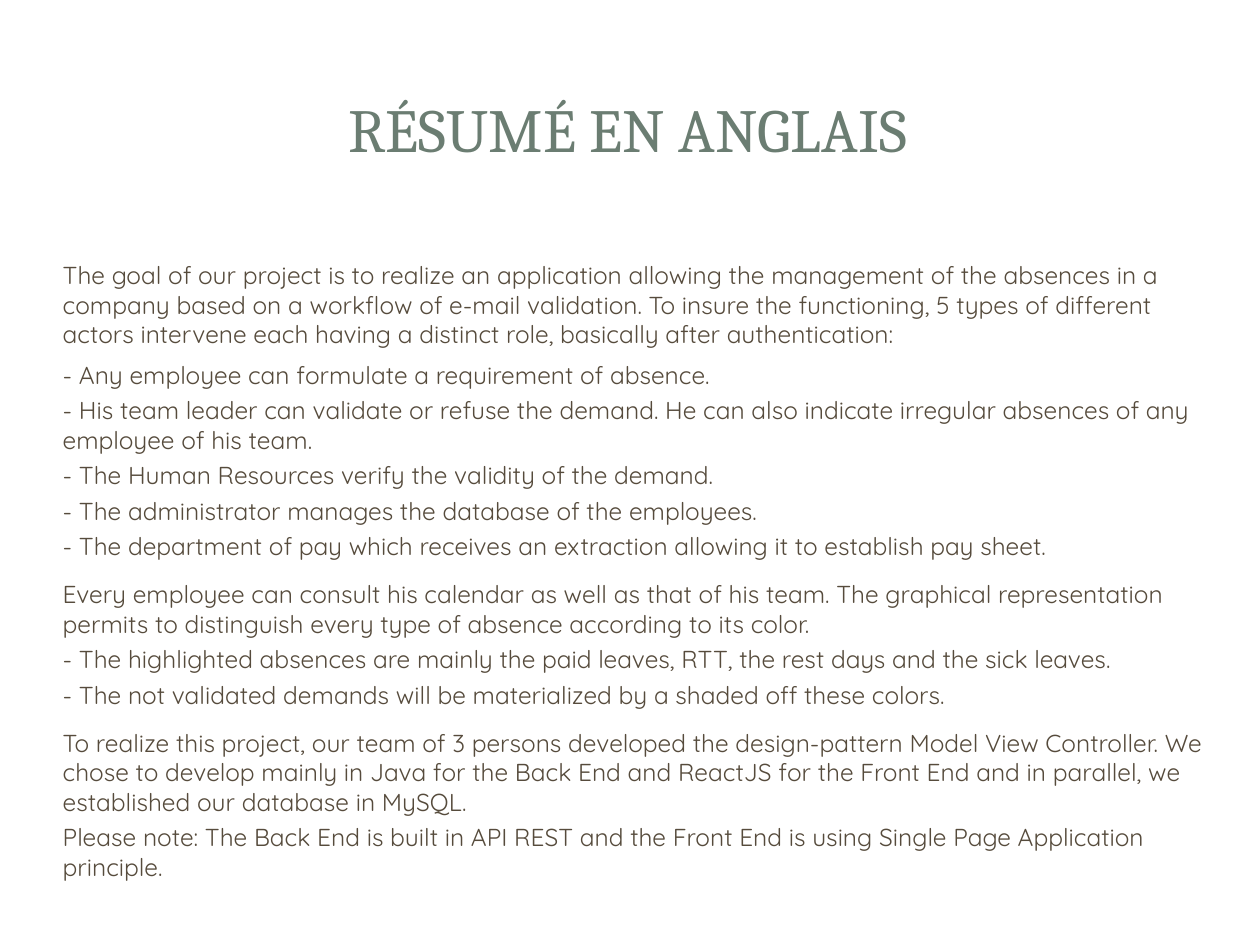
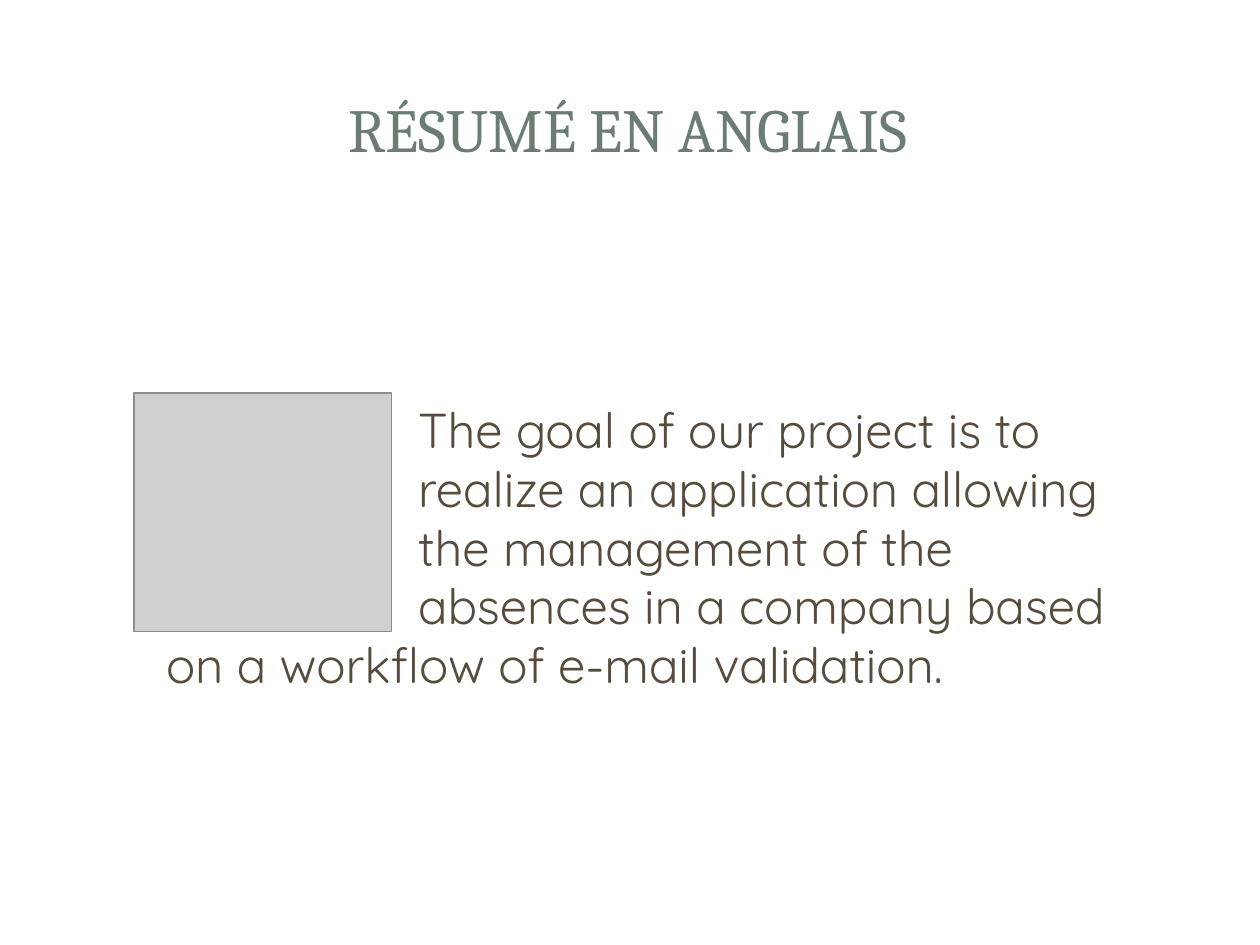
Before and after one commit to gestionsAbsences/gestionAbsences, a slide deck: slide 3 of Projet/Dossier/Fred/COURIOL_Fred_Présentation.ppt (slide 4 before the commit). Drawn at 1260x945 pixels with LibreOffice and Linux fonts; fonts in the diff are those of the drawing; grey boxes stand for pictures; background and template pictures are left out. Boxes give left, top, right and bottom in pixels: in the first picture for what was removed or moved away, otherwise in the second. Text is boxed around its words. In the diff, an @@ line names an element or a change of style, - is before the commit and + after.

```diff
--- a/Projet/Dossier/Fred/COURIOL_Fred_Présentation.ppt
+++ b/Projet/Dossier/Fred/COURIOL_Fred_Présentation.ppt
@@ text removed at <box>63,266,1202,881</box> @@
-The goal of our project is to realize an application allowing the management of the absences in a company based on a workflow of e-mail validation. To insure the functioning, 5 types of different actors intervene each having a distinct role, basically after authentication:
-- Any employee can formulate a requirement of absence.
-- His team leader can validate or refuse the demand. He can also indicate irregular absences of any employee of his team.
-- The Human Resources verify the validity of the demand.
-- The administrator manages the database of the employees.
-- The department of pay which receives an extraction allowing it to establish pay sheet.
-Every employee can consult his calendar as well as that of his team. The graphical representation permits to distinguish every type of absence according to its color.
-- The highlighted absences are mainly the paid leaves, RTT, the rest days and the sick leaves.
-- The not validated demands will be materialized by a shaded off these colors.
-To realize this project, our team of 3 persons developed the design-pattern Model View Controller. We chose to develop mainly in Java for the Back End and ReactJS for the Front End and in parallel, we established our database in MySQL.
-Please note: The Back End is built in API REST and the Front End is using Single Page Application principle.
@@ picture added at <box>134,393,392,631</box> @@
@@ text added at <box>166,411,1105,684</box>, 28 pt, text #564B3C @@
+The goal of our project is to
+realize an application allowing
+the management of the
+absences in a company based on a workflow of e-mail validation.
```
Also in this commit, not shown: 3 other slides changed, 5 slides added, 10 slides removed, 3 other files.
